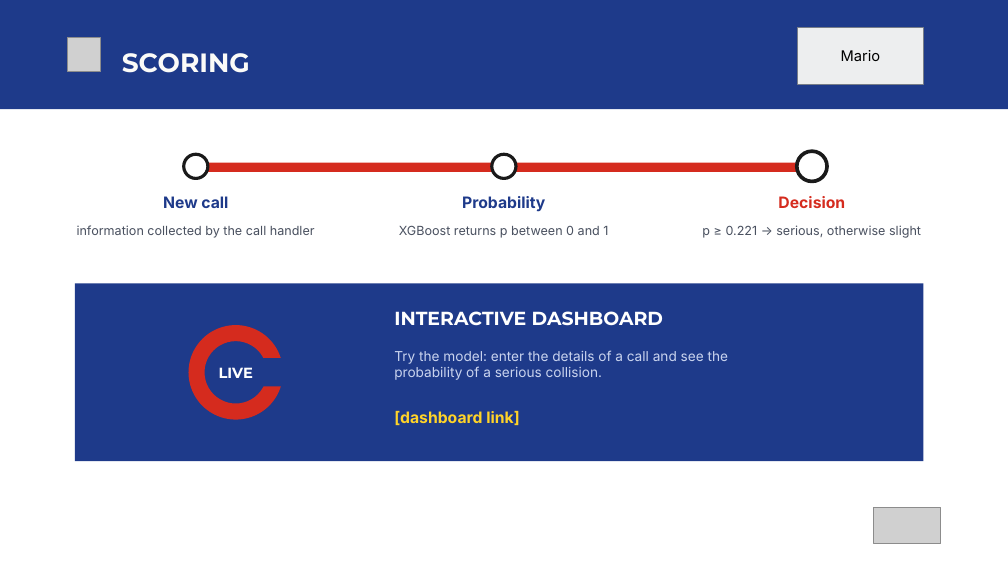
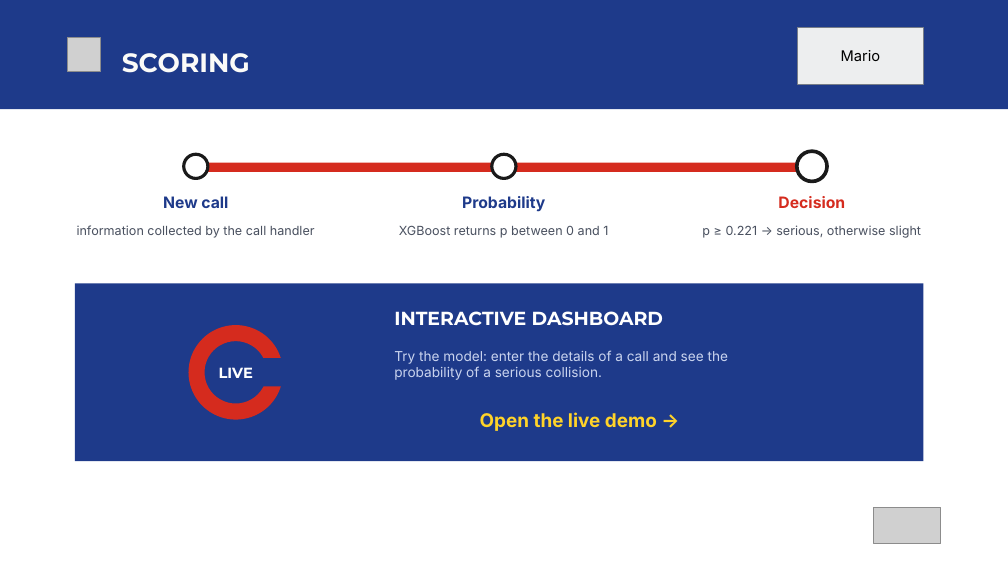
Before and after one commit to joanacurri/mind-the-crash-github, a slide deck: slide 22 of 03_Presentation/Mind_the_Crash_EN.pptx. Drawn at 1008x567 pixels with LibreOffice and Linux fonts; fonts in the diff are those of the drawing; grey boxes stand for pictures. Boxes give left, top, right and bottom in pixels: in the first picture for what was removed or moved away, otherwise in the second. Text is boxed around its words. In the diff, an @@ line names an element or a change of style, - is before the commit and + after.

```diff
--- a/03_Presentation/Mind_the_Crash_EN.pptx
+++ b/03_Presentation/Mind_the_Crash_EN.pptx
@@ text at [480, 412, 657, 431]: text changed; size 15 to 18 pt @@
-[dashboard link]
+Open the live demo →
```
Also in this commit, not shown: 1 other slide changed, 2 other files.
